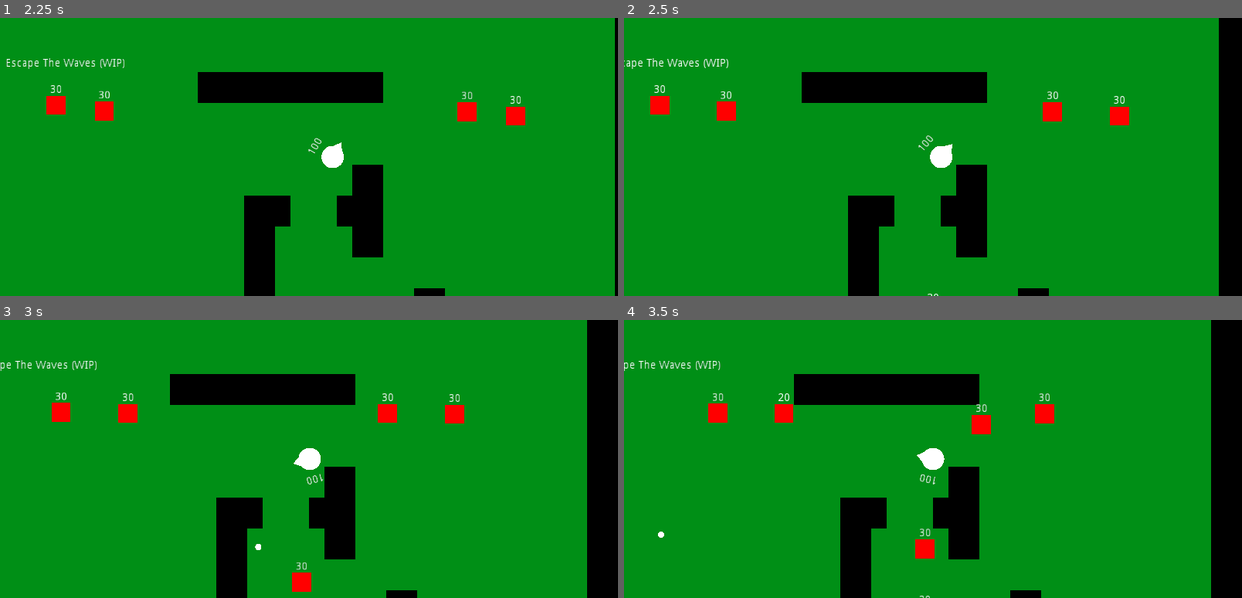
Above: before the commit, frames 1-4 (two rows, left to right).
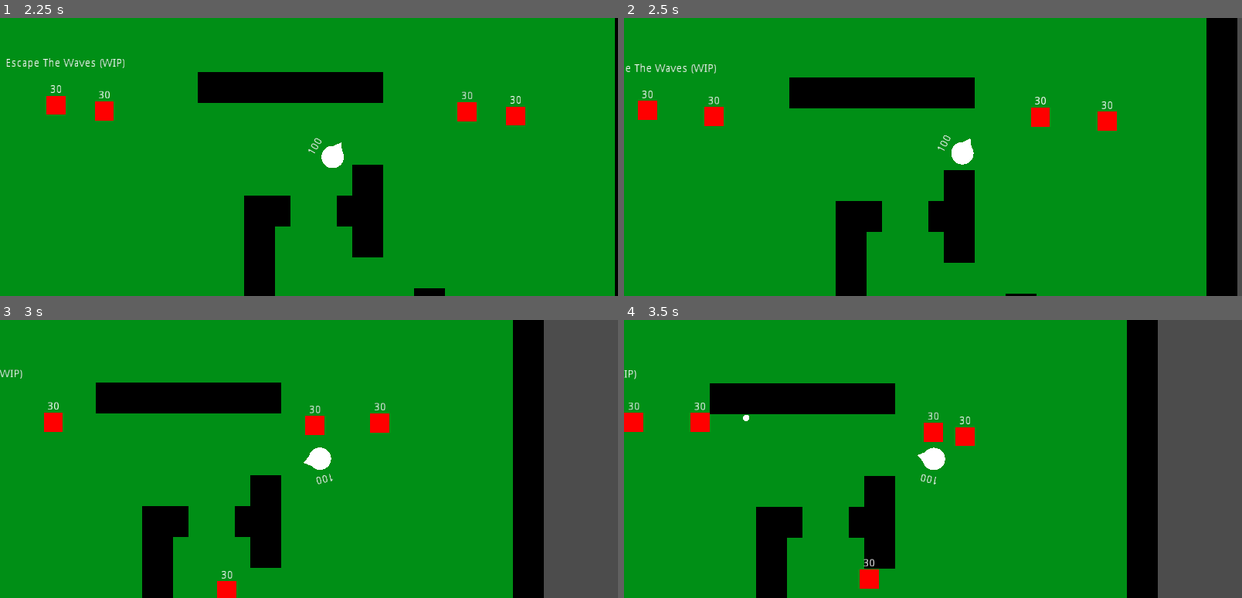
Above: after the commit, the same moments.

Repository: EmilienLeroy/EscapeTheWave
Game: Godot game, scene res://main.tscn
Two runs of this game, one before a commit and one after it. Both use one fixed random seed, a clock stepped at 60 frames per second and the inputs below.
Inputs (mouse positions are in pixels of both pictures, inside the frame that each line leads up to):
- Up to frame 1 (2.25 s): tap Enter at 0.5 s; move the mouse to (444, 143) at 0.52 s; hold Right (ui_right) 0.53-1.25 s; click (444, 143) at 0.67 s; drag from (185, 170) to (278, 212) at 1.27 s; move the mouse to (370, 95) at 2.02 s; hold Right (ui_right) from 2.03 s (still down)
- Up to frame 2 (2.5 s): keep holding Right (ui_right)
- Up to frame 3 (3 s): release Right (ui_right) at 2.75 s; drag from (278, 514) to (123, 417) at 2.77 s
- Up to frame 4 (3.5 s): no input

Frame 1 is identical in both runs. In frame 2, 9.8% of the frame differs, in the area x 0-100%, y 0-100%; in frame 3, 30%; in frame 4, 31%.

Commit message:
✨ Improve player movement
Now it use move_and_slide instead of move_and_collide

Diff:
--- a/entities/player/player.gd
+++ b/entities/player/player.gd
@@ -15,10 +15,10 @@
 
 func _physics_process(delta):
 	if control.left and control.left.is_pressed():
-		move_and_collide(get_direction_touch(control.left.get_output(), speed, delta));
+		move_and_slide(get_direction_touch(control.left.get_output(), speed, 1));
 
 	if move_keys_is_pressed():
-		move_and_collide(get_direction_keys(velocity, speed, delta));
+		move_and_slide(get_direction_keys(velocity, speed, 1));
 
 	if control.right and control.right.is_pressed():
 		rotation = control.right.get_output().angle();
